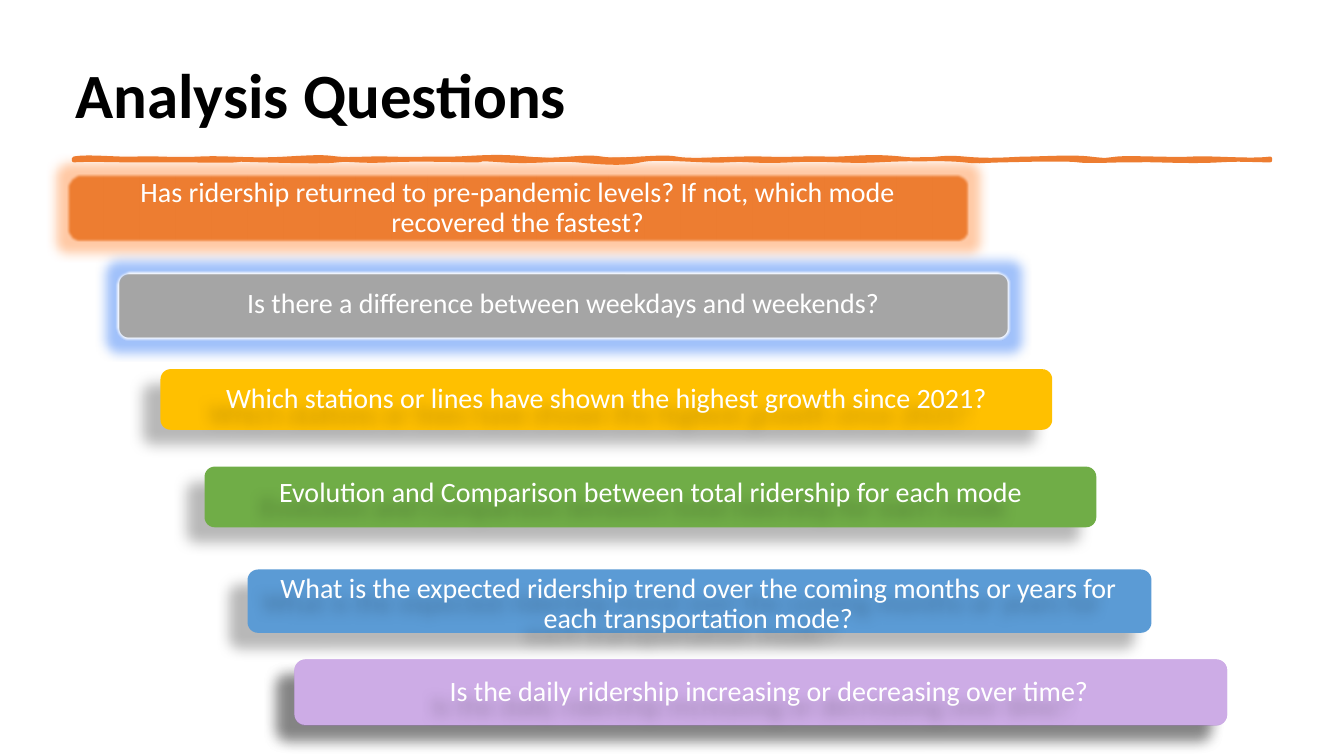
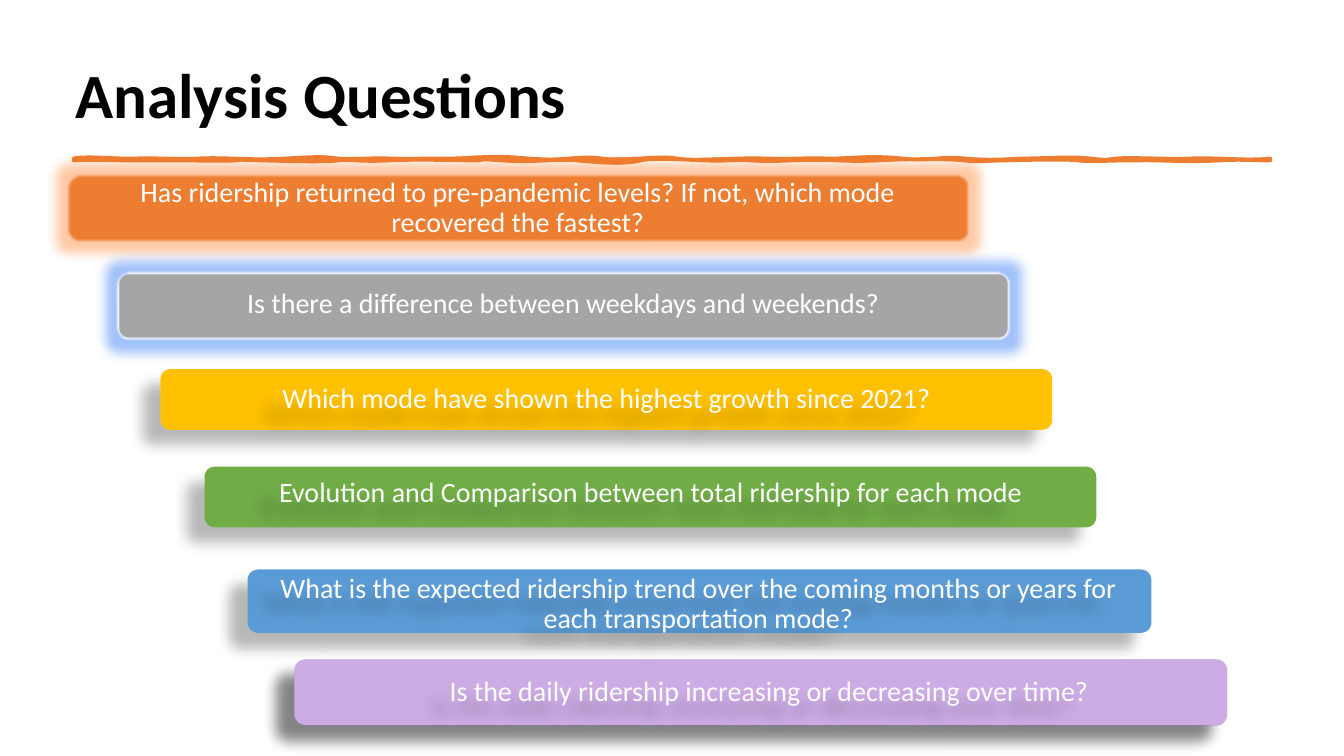
Before and after one commit to Depi-Power-BI-Specialist-G3/Team-3-Power-BI-graduation-project, a slide deck: slide 13 of MTA-Ridership-Analysis-Project (5).pptx. Drawn at 1344x756 pixels with LibreOffice and Linux fonts; fonts in the diff are those of the drawing; background and template pictures are left out. Boxes give left, top, right and bottom in pixels: in the first picture for what was removed or moved away, otherwise in the second. Text is boxed around its words. In the diff, an @@ line names an element or a change of style, - is before the commit and + after.

```diff
--- a/MTA-Ridership-Analysis-Project (5).pptx
+++ b/MTA-Ridership-Analysis-Project (5).pptx
@@ text at (282, 388, 930, 413): text changed @@
-Which stations or lines have shown the highest growth since 2021?
+Which mode have shown the highest growth since 2021?
```
Also in this commit, not shown: 5 other slides changed.
